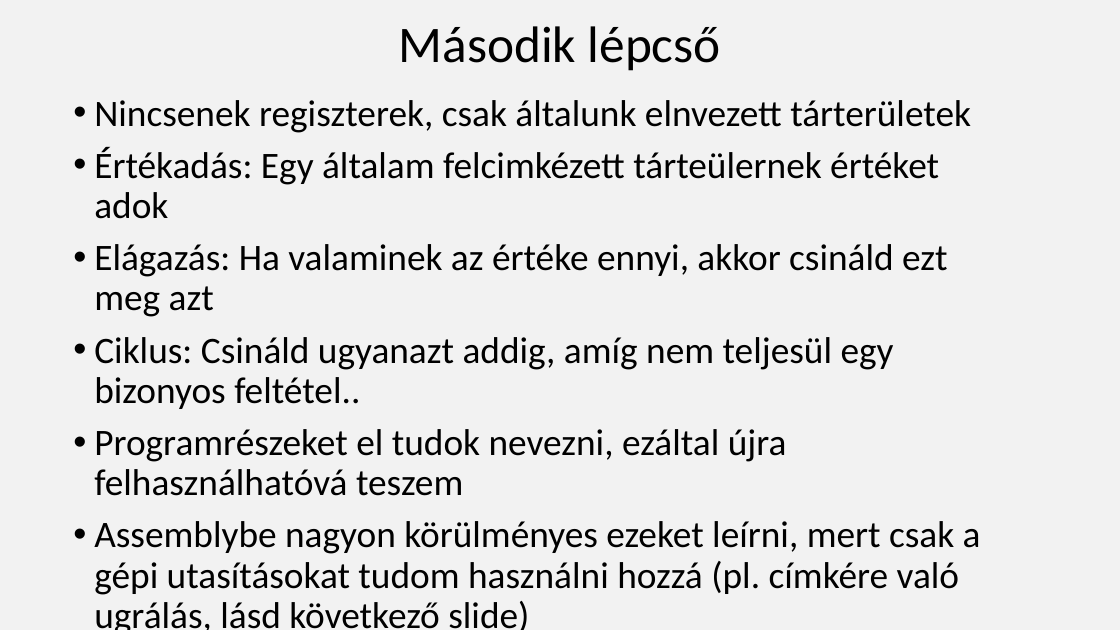
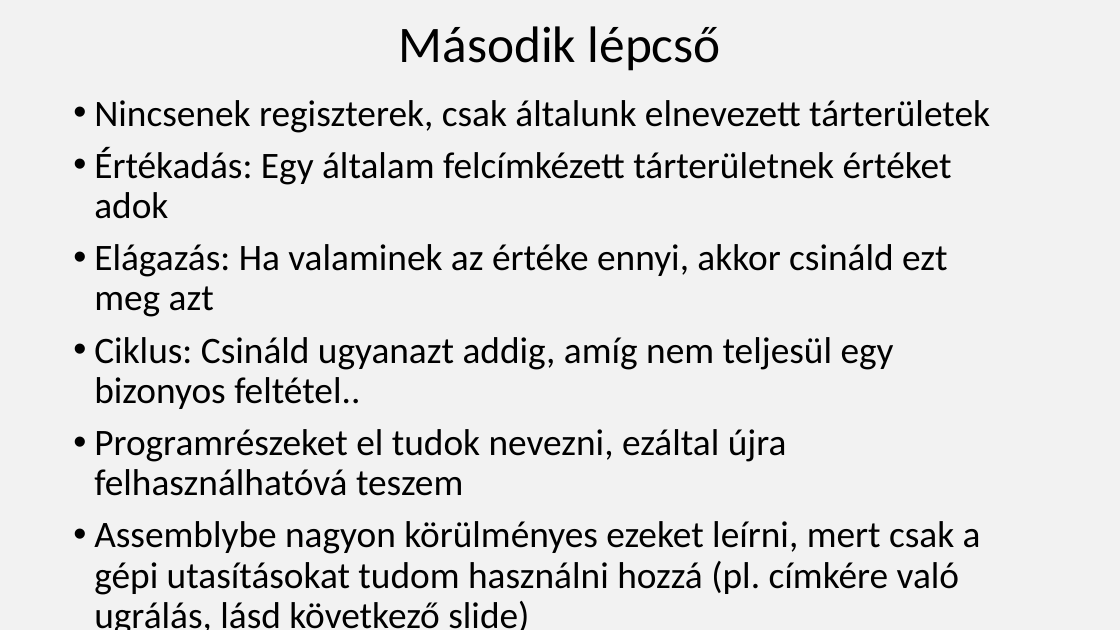
Before and after one commit to nagyandras95/Egyetem, a slide deck: slide 10 of efop/03/Absztakciós szintek a programozásban.pptx. Drawn at 1120x630 pixels with LibreOffice and Linux fonts; fonts in the diff are those of the drawing. Boxes give left, top, right and bottom in pixels: in the first picture for what was removed or moved away, otherwise in the second. Text is boxed around its words. In the diff, an @@ line names an element or a change of style, - is before the commit and + after.

```diff
--- a/efop/03/Absztakciós szintek a programozásban.pptx
+++ b/efop/03/Absztakciós szintek a programozásban.pptx
@@ text at box(94, 100, 990, 219): text changed @@
-• Nincsenek regiszterek, csak általunk elnvezett tárterületek
-• Értékadás: Egy általam felcimkézett tárteülernek értéket adok
+• Nincsenek regiszterek, csak általunk elnevezett tárterületek
+• Értékadás: Egy általam felcímkézett tárterületnek értéket adok
```
Also in this commit, not shown: 12 other slides changed, 9 other files.
